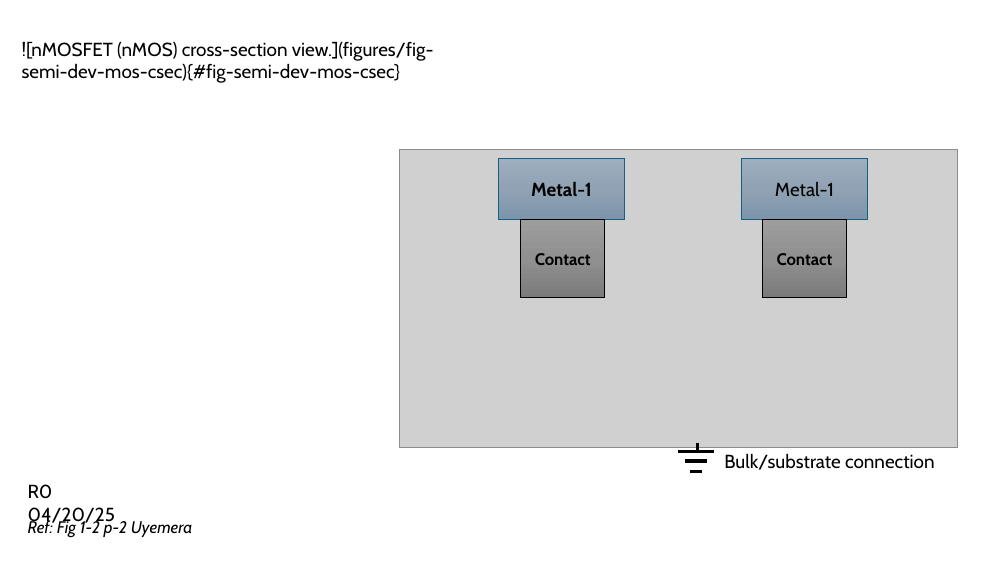
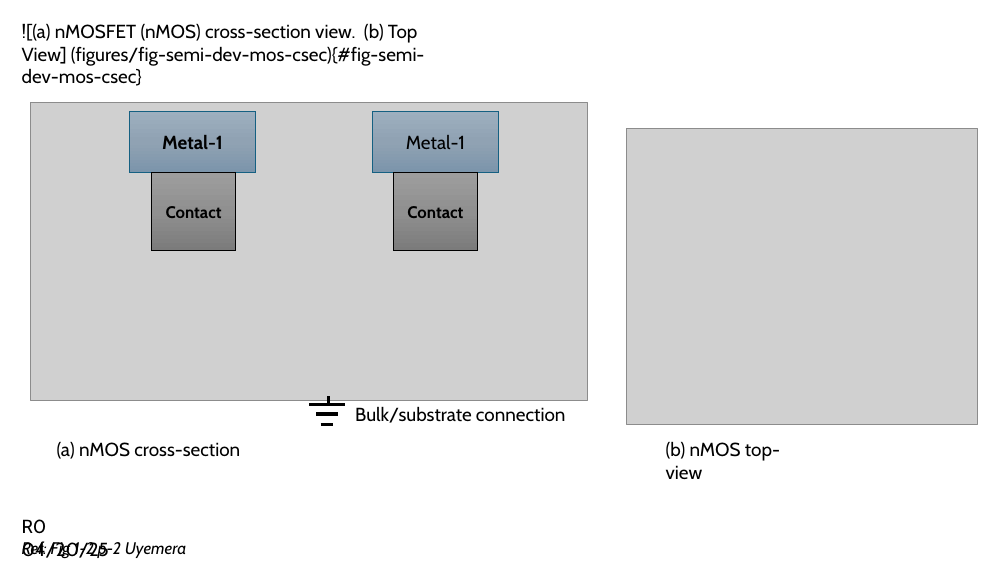
Before and after one commit to mixignal-press/ebook-ice1, a slide deck: slide 25 of figures/fig.pptx. Drawn at 1008x567 pixels with LibreOffice and Linux fonts; fonts in the diff are those of the drawing; grey boxes stand for pictures. Boxes give left, top, right and bottom in pixels: in the first picture for what was removed or moved away, otherwise in the second. Text is boxed around its words. In the diff, an @@ line names an element or a change of style, - is before the commit and + after.

```diff
--- a/figures/fig.pptx
+++ b/figures/fig.pptx
@@ text at (x1=22, y1=23, x2=425, y2=86): text changed @@
-![nMOSFET (nMOS) cross-section view.](figures/fig-semi-dev-mos-csec){#fig-semi-dev-mos-csec}
+![(a) nMOSFET (nMOS) cross-section view. (b) Top View] (figures/fig-semi-dev-mos-csec){#fig-semi-dev-mos-csec}
@@ picture added at (x1=627, y1=128, x2=979, y2=424) @@
@@ rectangle "Contact" moved from (x1=521, y1=220, x2=605, y2=298) to (x1=152, y1=172, x2=236, y2=250) @@
@@ rectangle "Contact" moved from (x1=763, y1=220, x2=847, y2=298) to (x1=393, y1=172, x2=477, y2=250) @@
@@ 4 lines, 2 rectangles, 1 picture, 1 text moved together from (x1=399, y1=150, x2=957, y2=471) to (x1=30, y1=103, x2=588, y2=424) @@
@@ text added at (x1=57, y1=442, x2=240, y2=459), 18 pt, text #000000 @@
+(a) nMOS cross-section
@@ text added at (x1=666, y1=441, x2=780, y2=479), 18 pt, text #000000 @@
+(b) nMOS top-view
@@ text "Ref: Fig 1-2 p-2 Uyemera" moved from (x1=28, y1=519, x2=193, y2=537) to (x1=22, y1=540, x2=187, y2=558) @@
@@ text "R0 04/20/25" moved from (x1=28, y1=484, x2=115, y2=526) to (x1=22, y1=519, x2=109, y2=559) @@
```
Also in this commit, not shown: 4 other files.
